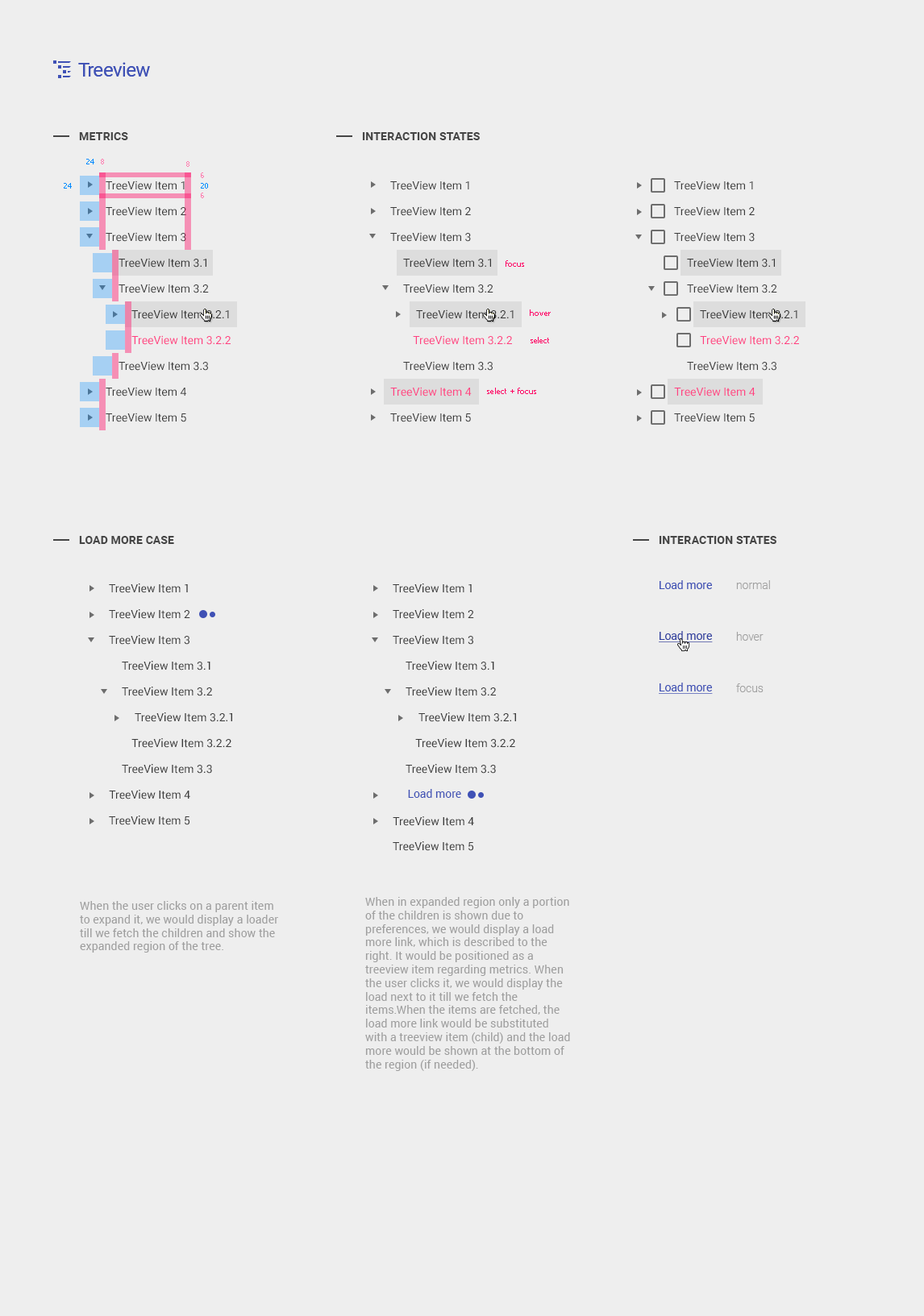
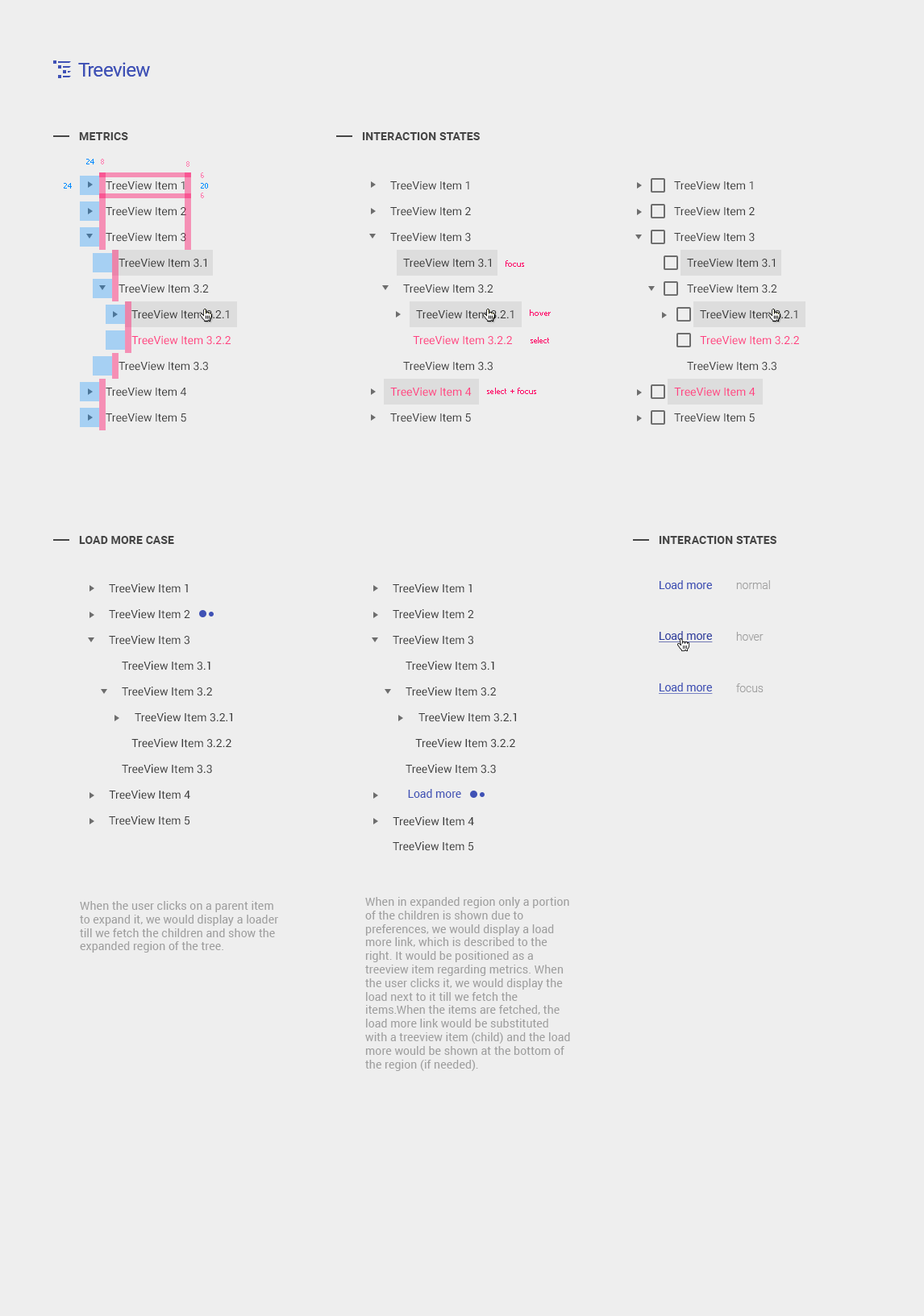
Revision of a layered w=924, h=1316 image; what changed, layer by layer:
painted on "Ellipse 1 copy" (1st of 2, in "Treeview" › "Load on Demand" › "TreeView Default" › "loader") over (x1=477, y1=792, x2=485, y2=798)
painted on "Ellipse 1" (1st of 2, in "Treeview" › "Load on Demand" › "TreeView Default" › "loader") over (x1=467, y1=790, x2=478, y2=799)
painted on "Ellipse 1 copy" (2nd of 2, in "Treeview" › "Load on Demand" › "TreeView Default" › "loader") over (x1=208, y1=611, x2=216, y2=618)
painted on "Ellipse 1" (2nd of 2, in "Treeview" › "Load on Demand" › "TreeView Default" › "loader") over (x1=199, y1=610, x2=208, y2=619)
